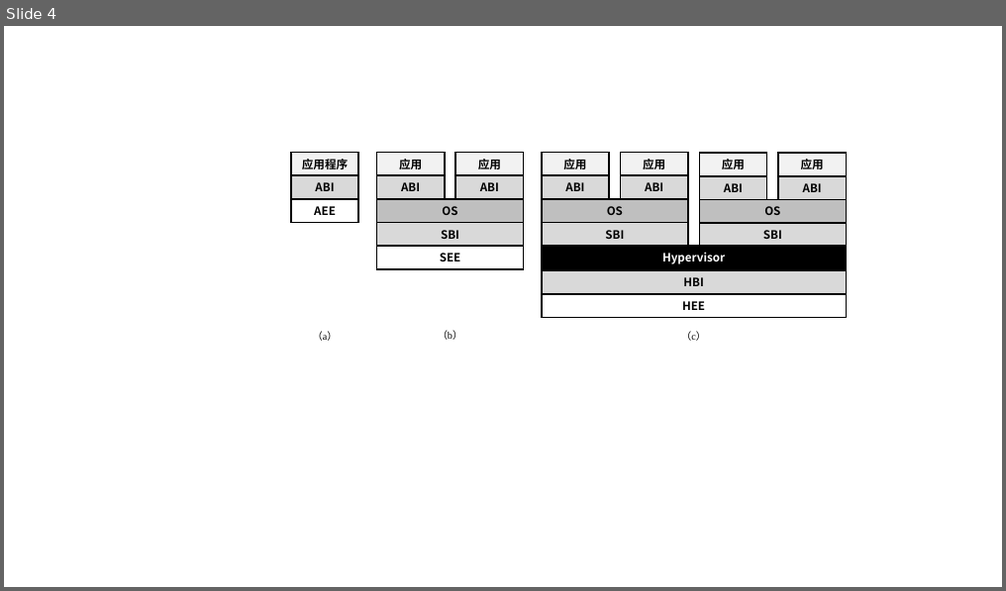
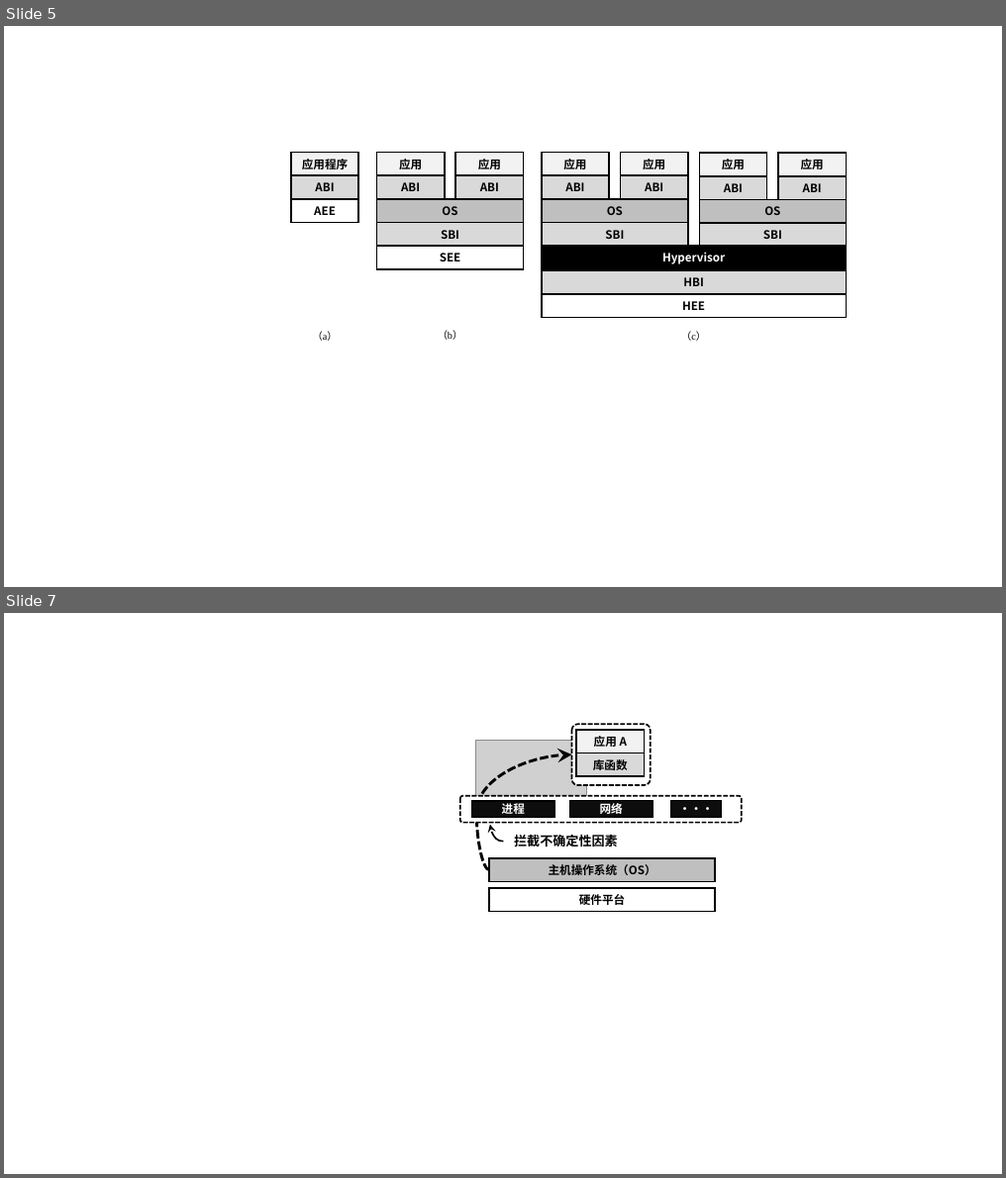
Before and after one commit to Cu1Ao/HelpMe, a slide deck: 插图.pptx. Shown one above the other, each under a label of ours: slide 4 before the commit, slides 5 and 7 after it; the slides between them are not shown. The pictures are 1006x591 and 1006x1178 pixels, drawn with LibreOffice and Linux fonts; fonts in the diff are those of the drawing; grey boxes stand for pictures. Boxes give left, top, right and bottom in pixels: in the first picture for what was removed or moved away, otherwise in the second. Text is boxed around its words. In the diff, an @@ line names an element or a change of style, - is before the commit and + after.

```diff
--- a/插图.pptx
+++ b/插图.pptx
@@ slide 7 added at (x1=4, y1=613, x2=1002, y2=1174), background #FFFFFF @@
@@ rounded rectangle added at (x1=572, y1=724, x2=650, y2=785), fill #FFFFFF, outline #000000 2.25 pt dashed @@
@@ rectangle added at (x1=576, y1=730, x2=644, y2=754), fill #F2F2F2, outline #000000 2.25 pt, 16 pt, text #000000, bold @@
+应用 A
@@ picture added at (x1=475, y1=741, x2=586, y2=810) @@
@@ curved arrow added from (489, 870) to (572, 755), #000000 4 pt dashed @@
@@ rectangle added at (x1=576, y1=754, x2=644, y2=776), fill #D9D9D9, outline #000000 2.25 pt, 16 pt, text #000000, bold @@
+库函数
@@ rounded rectangle added at (x1=460, y1=796, x2=741, y2=822), fill #FFFFFF, outline #000000 2.25 pt dashed @@
@@ rectangle added at (x1=472, y1=801, x2=554, y2=818), fill #0D0D0D, outline #000000 2.25 pt, 16 pt, text #FFFFFF, bold @@
+进程
@@ rectangle added at (x1=570, y1=800, x2=652, y2=817), fill #0D0D0D, outline #000000 2.25 pt, 16 pt, text #FFFFFF, bold @@
+网络
@@ rectangle added at (x1=671, y1=800, x2=721, y2=817), fill #0D0D0D, outline #000000 2.25 pt, 16 pt, text #FFFFFF, bold @@
+···
@@ curved arrow added from (504, 842) to (490, 825), #000000 2.25 pt @@
@@ text added at (x1=514, y1=835, x2=618, y2=847), 18 pt, text #000000, bold @@
+拦截不确定性因素
@@ rectangle added at (x1=489, y1=859, x2=715, y2=882), fill #BFBFBF, outline #000000 2.25 pt, 16 pt, text #000000, bold @@
+主机操作系统（OS）
@@ rectangle added at (x1=489, y1=888, x2=715, y2=911), outline #000000 2.25 pt, 16 pt, text #000000, bold @@
+硬件平台
@@ what was slide 4 is now slide 5 @@
```
Also in this commit, not shown: 3 slides changed, 6 other slides added, 38 other files.
